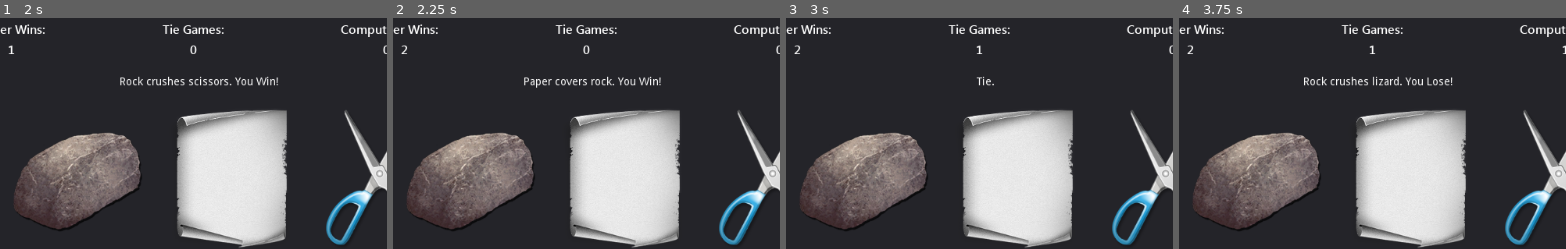
Above: before the commit, frames 1-4 (left to right).
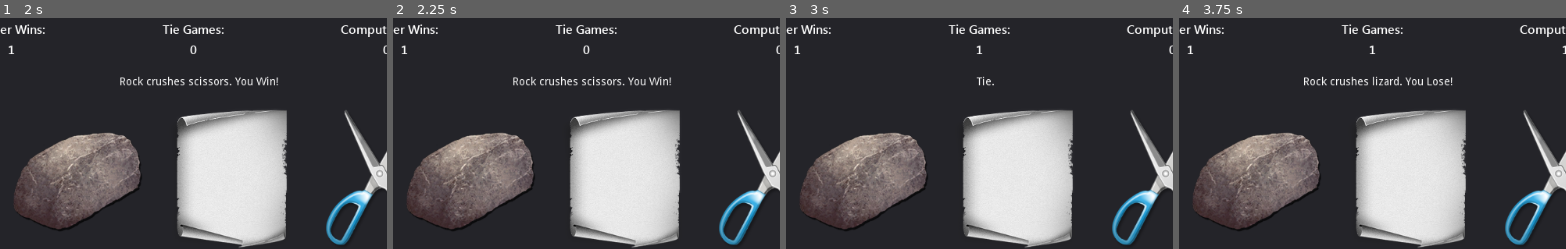
Above: after the commit, the same moments.

Repository: Quincy9000/QRPSLS
Game: Godot game, scene res://RPSLS.tscn
Two runs of this game, one before a commit and one after it. Both use one fixed random seed, a clock stepped at 60 frames per second and the inputs below.
Inputs (mouse positions are % of the whole screen's width and height, from its top left):
- Up to frame 1 (2 s): click (11, 89) at 0.52 s; type "12" at 0.6 s; click (34, 37) at 1.25 s
- Up to frame 2 (2.25 s): click (53, 37) at 2 s
- Up to frame 3 (3 s): click (73, 37) at 2.75 s
- Up to frame 4 (3.75 s): click (39, 75) at 3.5 s
The pictures show only the part of the screen within x 24-74%, y 0-50%; the shares and areas given below are measured in that part.

Frame 1 is identical in both runs. In frame 2, 0.9% of the frame differs, in the area x 2-72%, y 11-31%; in frame 3, less than 0.1%; in frame 4, less than 0.1%.
Error after the commit: Invalid type in function 'check_local_or_mult_game' in base 'Control (RPSLS.tscn::1)'. Cannot convert argument 1 from Object to String.

Commit message:
f

Diff:
--- a/RPSLS.tscn
+++ b/RPSLS.tscn
@@ -91,7 +91,7 @@
 	var key = (opponent_choices.keys()[randi() % opponent_choices.keys().size()])
 	return opponent_choices[key]
 
-func check_game(player, other: RPSLS):
+func check_game(player, other):
 	var c: Winner = other.decide(opponent_choices[player])
 	$Panel/InfoLabel.text = c.word
 	if c.number == 1:
@@ -105,10 +105,14 @@
 
 var other_player_choice := String()
 
+var did_I_send_choice = \"\"
+
 remote func send_choice(my_choice):
 	print(my_choice)
 	$Panel/InfoLabel.text = \"Opponent sent their choice!\"
 	other_player_choice = my_choice
+	if did_I_send_choice:
+		check_game(did_I_send_choice, opponent_choices[opponent_choices])
 
 func _player_connected(id):
 	# Called on both clients and server when a peer connects. Send my info to it.
@@ -179,6 +183,7 @@
 	if not connection:
 		check_game(you, cpu)
 	else:
+		did_I_send_choice = true
 		check_mult_game(you)
 
 func check_mult_game(you):
@@ -186,6 +191,8 @@
 	rpc(\"send_choice\", you)
 	if other_player_choice:
 		check_game(you, opponent_choices[other_player_choice])
+		other_player_choice = \"\"
+
 
 func resize():
     var currentSize = OS.get_window_size()
@@ -198,23 +205,28 @@
 
 func _on_TextureButton_pressed() -> void:
 	print(\"Rock\")
-	check_local_or_mult_game(\"rock\", computer_choice())
+	did_I_send_choice = \"rock\"
+	check_local_or_mult_game(did_I_send_choice, computer_choice())
 
 func _on_TextureButton2_pressed() -> void:
 	print(\"paper\")
-	check_local_or_mult_game(\"paper\", computer_choice())
+	did_I_send_choice = paper
+	check_local_or_mult_game(did_I_send_choice, computer_choice())
 
 func _on_TextureButton3_pressed() -> void:
 	print(\"scissors\")
-	check_local_or_mult_game(\"scissors\", computer_choice())
+	did_I_send_choice = \"scissors\"
+	check_local_or_mult_game(did_I_send_choice, computer_choice())
 
 func _on_TextureButton4_pressed() -> void:
 	print(\"lizard\")
-	check_local_or_mult_game(\"lizard\", computer_choice())
+	did_I_send_choice = \"lizard\"
+	check_local_or_mult_game(did_I_send_choice, computer_choice())
 
 func _on_TextureButton5_pressed() -> void:
 	print(\"spock\")
-	check_local_or_mult_game(\"spock\", computer_choice())
+	did_I_send_choice = \"spock\"
+	check_local_or_mult_game(did_I_send_choice, computer_choice())
 
 func _on_Connect_pressed() -> void:
 	get_tree().set_network_peer(null)
